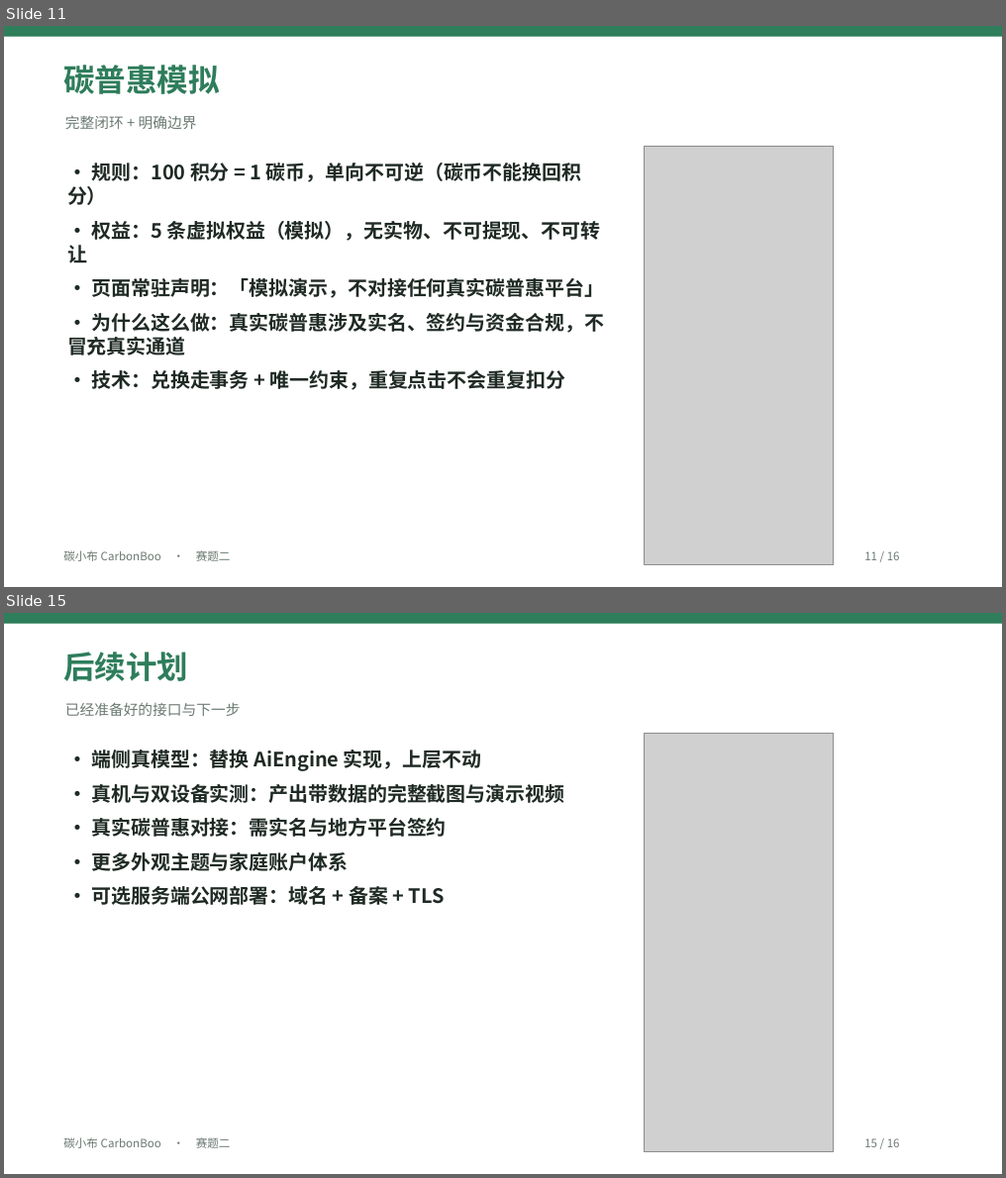
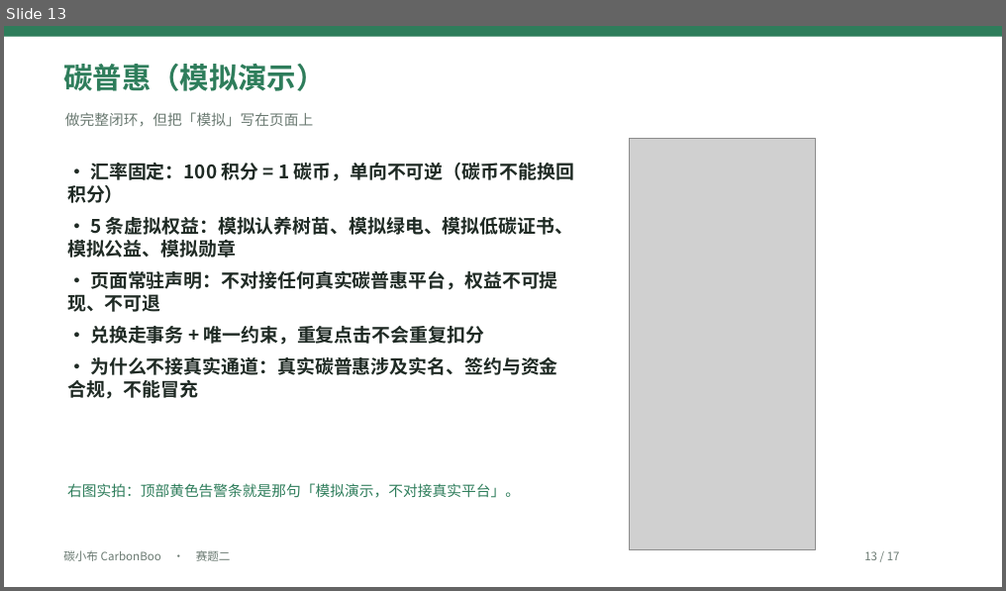
Before and after one commit to a3354547604-stack/CarbonBoo, a slide deck: submit/03-演示文稿-碳小布CarbonBoo.pptx. Shown one above the other, each under a label of ours: slides 11 and 15 before the commit, slide 13 after it; the slides between them are not shown. The pictures are 1006x1178 and 1006x591 pixels, drawn with LibreOffice and Linux fonts; fonts in the diff are those of the drawing; grey boxes stand for pictures. Boxes give left, top, right and bottom in pixels: in the first picture for what was removed or moved away, otherwise in the second. Text is boxed around its words. In the diff, an @@ line names an element or a change of style, - is before the commit and + after.

Commit message:
docs(submit): PPT 改为「一页一屏」，图文一一对应
改了什么：
- 原 PPT 是先做一批通用截图再逐页轮换放图，出现图与左侧文字对不上（讲架构配记录列表、讲因子配科普列表、讲协同实拍配「我的」页）
- 重排为 17 页：概念页（痛点/全景/架构与口径/质量与合规/结尾）不放图；界面页只放那一屏的截图
- 新增 3 页关键界面：记录明细（因子快照四列）、目标进度、更换外观（环+饰物）
- 12 张截图与页面主题一一对应：01-home / 14-record-edit / 03-records / 15-record-detail / 02-dashboard / 06-goal / 07-badge / 08-shop / 12-appearance / 17-science-detail / 10-include / 11-sync
- docs/APPENDIX-E §4 大纲同步重写（含重排原因）；submit/README 与 docs/README 页数口径改 17 页
- CHANGELOG v4.23

跑了什么：python scripts/build_submission_pptx.py（SAVED 10,510,525 B / 17 slides）、
python tests/tools/check_l0.py --strict（PASS）
校验：17 页全部带备注；12 张图的 sha256 与源文件逐一比对，落在讲同一界面的页上；文本对 5,741 / 31 项 / 48 条 / 16 张 / 学校 / 学院 / 队名 / 指导老师 均 0 命中。

结果：通过。

```diff
--- a/submit/03-演示文稿-碳小布CarbonBoo.pptx
+++ b/submit/03-演示文稿-碳小布CarbonBoo.pptx
@@ slide 15 removed at box(4, 613, 1002, 1174), background #FFFFFF @@
@@ rectangle removed at box(4, 613, 1002, 624) @@
@@ text removed at box(63, 652, 188, 681) @@
-后续计划
@@ text removed at box(65, 702, 241, 716) @@
-已经准备好的接口与下一步
@@ text removed at box(92, 750, 565, 905) @@
-· 端侧真模型：替换 AiEngine 实现，上层不动
-· 真机与双设备实测：产出带数据的完整截图与演示视频
-· 真实碳普惠对接：需实名与地方平台签约
-· 更多外观主题与家庭账户体系
-· 可选服务端公网部署：域名 + 备案 + TLS
@@ picture removed at box(645, 733, 834, 1152) @@
@@ text removed at box(63, 1138, 231, 1149) @@
-碳小布 CarbonBoo · 赛题二
@@ text removed at box(864, 1139, 900, 1148) @@
-15 / 16
@@ what was slide 11 is now slide 13 @@
@@ slide 13 changed as well @@
@@ text at box(63, 64, 325, 91): text changed; size 30 to 28 pt @@
-碳普惠模拟
+碳普惠（模拟演示）
@@ text at box(65, 112, 314, 126): text changed @@
-完整闭环 + 明确边界
+做完整闭环，但把「模拟」写在页面上
@@ picture: place and size @@
-picture at box(645, 146, 834, 565)
+picture at box(629, 138, 816, 550)
@@ text at box(67, 163, 575, 399): text changed; size 19 to 18 pt @@
-· 规则：100 积分 = 1 碳币，单向不可逆（碳币不能换回积分）
-· 权益：5 条虚拟权益（模拟），无实物、不可提现、不可转让
-· 页面常驻声明：「模拟演示，不对接任何真实碳普惠平台」
-· 为什么这么做：真实碳普惠涉及实名、签约与资金合规，不冒充真实通道
-· 技术：兑换走事务 + 唯一约束，重复点击不会重复扣分
+· 汇率固定：100 积分 = 1 碳币，单向不可逆（碳币不能换回积分）
+· 5 条虚拟权益：模拟认养树苗、模拟绿电、模拟低碳证书、模拟公益、模拟勋章
+· 页面常驻声明：不对接任何真实碳普惠平台，权益不可提现、不可退
+· 兑换走事务 + 唯一约束，重复点击不会重复扣分
+· 为什么不接真实通道：真实碳普惠涉及实名、签约与资金合规，不能冒充
@@ text added at box(67, 483, 520, 498), 14 pt, text #2E7D5B @@
+右图实拍：顶部黄色告警条就是那句「模拟演示，不对接真实平台」。
@@ text at box(864, 552, 900, 561): text changed @@
-11 / 16
+13 / 17
```
Also in this commit, not shown: 6 other slides changed, 10 slides added, 8 other slides removed, 6 other files.
